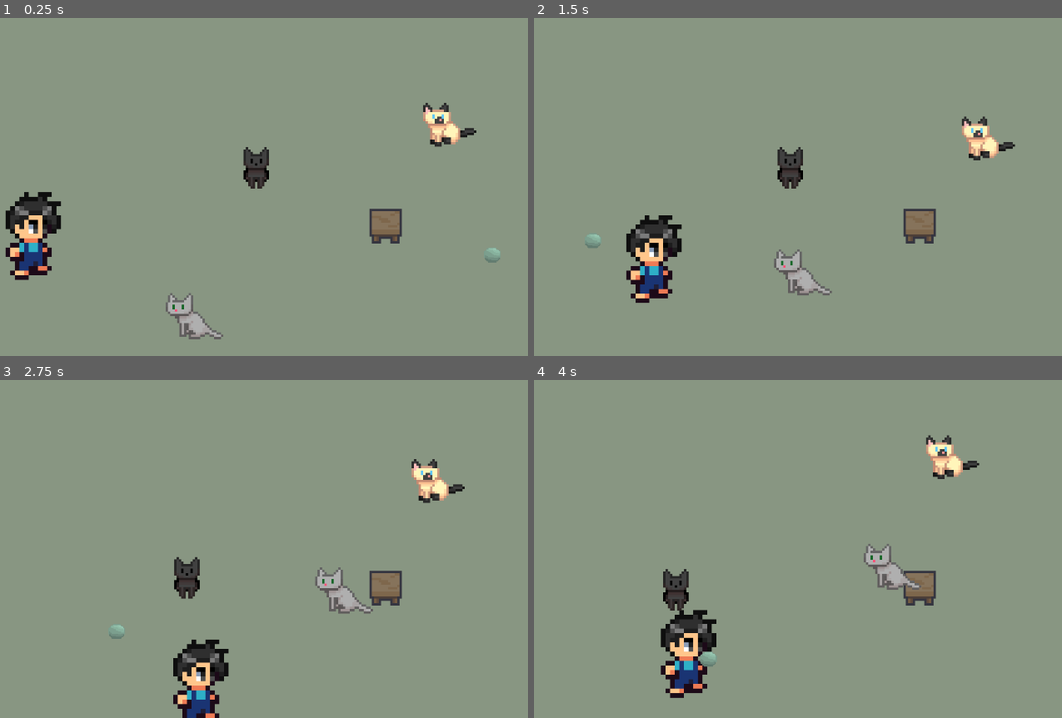
Above: before the commit, frames 1-4 (two rows, left to right).
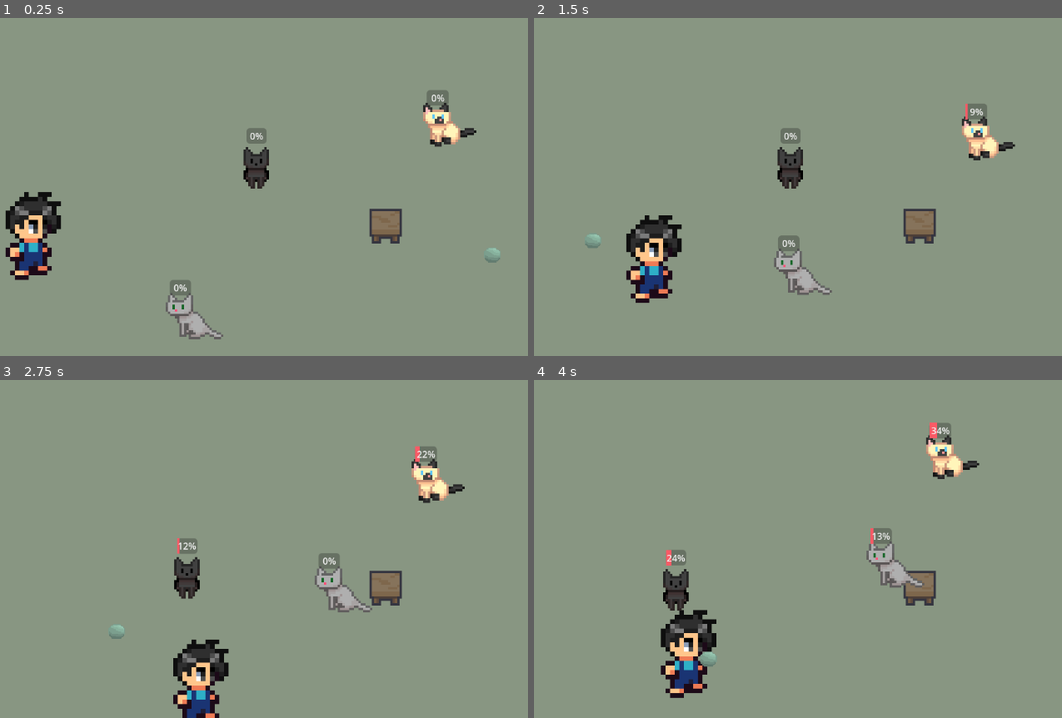
Above: after the commit, the same moments.

Repository: morgan-git/cat-herder
Game: Godot game, scene res://patio.tscn
The game is run twice, just before and just after one commit, with the same random seed, the same clock (stepped at 60 frames per second) and the same inputs.
Inputs:
- Up to frame 1 (0.25 s): no input
- Up to frame 2 (1.5 s): tap Enter (ui_accept) at 0.5, 0.77 s; hold Right (ui_right) 0.53-1.28 s; hold Down (ui_down) from 1.28 s (still down)
- Up to frame 3 (2.75 s): tap Enter (ui_accept) at 1.52 s; release Down (ui_down) at 2.03 s; hold Right (ui_right) from 2.03 s (still down)
- Up to frame 4 (4 s): release Right (ui_right) at 2.78 s; hold Up (ui_up) 2.78-3.53 s; tap Enter (ui_accept) at 3.02, 3.77 s; hold Left (ui_left) from 3.53 s (still down)

The runs differ from the first frame. In frame 1, 0.5% of the frame differs, in the area x 32-86%, y 21-83%; in frame 2, 0.6%; in frame 3, 0.8%; in frame 4, 1.0%, in the area x 24-80%, y 12-63%.

Commit message:
all 3 cats now have working happiness meters

Diff:
--- a/patio.tscn
+++ b/patio.tscn
@@ -27,7 +27,16 @@
 size = Vector2(54, 61)
 
 [sub_resource type="RectangleShape2D" id="RectangleShape2D_43j51"]
-size = Vector2(51, 73)
+size = Vector2(61, 73)
+
+[sub_resource type="StyleBoxFlat" id="StyleBoxFlat_8kc7v"]
+bg_color = Color(0.979554, 0.354677, 0.401051, 1)
+
+[sub_resource type="StyleBoxFlat" id="StyleBoxFlat_wo8bo"]
+bg_color = Color(0.980392, 0.352941, 0.4, 1)
+
+[sub_resource type="StyleBoxFlat" id="StyleBoxFlat_0l0qi"]
+bg_color = Color(0.980392, 0.352941, 0.4, 1)
 
 [node name="Patio" type="Node2D"]
 
@@ -99,7 +108,7 @@
 shape = SubResource("RectangleShape2D_mxu6m")
 
 [node name="Marker2D" type="Marker2D" parent="Table"]
-position = Vector2(-0.165146, -33.3671)
+position = Vector2(1.83485, -37.3671)
 
 [node name="YarnBall" type="Node2D" parent="."]
 position = Vector2(402.067, 147.385)
@@ -114,6 +123,7 @@
 [node name="Cat1" type="CharacterBody2D" parent="."]
 script = ExtResource("5_rupsg")
 yarn_ball_path = NodePath("../YarnBall")
+happiness_bar_path = NodePath("ProgressBar")
 
 [node name="Sprite2D" type="Sprite2D" parent="Cat1"]
 scale = Vector2(4, 4)
@@ -128,11 +138,19 @@
 [node name="Timer" type="Timer" parent="Cat1"]
 wait_time = 2.0
 autostart = true
+
+[node name="ProgressBar" type="ProgressBar" parent="Cat1"]
+offset_left = -21.0
+offset_top = -71.0
+offset_right = 14.0
+offset_bottom = -44.0
+theme_override_styles/fill = SubResource("StyleBoxFlat_8kc7v")
 
 [node name="Cat2" type="CharacterBody2D" parent="."]
 position = Vector2(336.565, -48.5664)
 script = ExtResource("7_8kc7v")
 yarn_ball_path = NodePath("../YarnBall")
+happiness_bar_path = NodePath("ProgressBar")
 
 [node name="Sprite2D" type="Sprite2D" parent="Cat2"]
 scale = Vector2(4, 4)
@@ -141,17 +159,25 @@
 region_rect = Rect2(131, 133, 27, 21)
 
 [node name="CollisionShape2D" type="CollisionShape2D" parent="Cat2"]
-position = Vector2(-3.5, -4.5)
+position = Vector2(-10.2824, -4.5)
 shape = SubResource("RectangleShape2D_43j51")
 
 [node name="Timer" type="Timer" parent="Cat2"]
 wait_time = 2.0
 autostart = true
+
+[node name="ProgressBar" type="ProgressBar" parent="Cat2"]
+offset_left = -36.0
+offset_top = -60.0
+offset_right = 2.0
+offset_bottom = -33.0
+theme_override_styles/fill = SubResource("StyleBoxFlat_wo8bo")
 
 [node name="Cat3" type="CharacterBody2D" parent="."]
 position = Vector2(-140.568, 272.501)
 script = ExtResource("9_rupsg")
 table_marker_path = NodePath("../Table/Marker2D")
+happiness_bar_path = NodePath("ProgressBar")
 
 [node name="Sprite2D" type="Sprite2D" parent="Cat3"]
 scale = Vector2(4, 4)
@@ -160,13 +186,15 @@
 region_rect = Rect2(130, 259, 27, 23)
 
 [node name="CollisionShape2D" type="CollisionShape2D" parent="Cat3"]
-position = Vector2(-3.5, -4.5)
+position = Vector2(-13.4318, -0.500671)
 shape = SubResource("RectangleShape2D_43j51")
 
-[node name="Timer" type="Timer" parent="Cat3"]
-wait_time = 2.0
-autostart = true
+[node name="ProgressBar" type="ProgressBar" parent="Cat3"]
+offset_left = -39.4318
+offset_top = -64.5007
+offset_right = -2.43182
+offset_bottom = -37.5007
+theme_override_styles/fill = SubResource("StyleBoxFlat_0l0qi")
 
 [connection signal="timeout" from="Cat1/Timer" to="Cat1" method="_on_timer_timeout"]
 [connection signal="timeout" from="Cat2/Timer" to="Cat2" method="_on_timer_timeout"]
-[connection signal="timeout" from="Cat3/Timer" to="Cat3" method="_on_timer_timeout"]
--- a/scripts/cat_1.gd
+++ b/scripts/cat_1.gd
@@ -2,21 +2,31 @@
 
 const SPEED = 120.0
 const DETECTION_RADIUS = 350.0
+const HAPPINESS_DECAY_RATE = 20
+const HAPPINESS_RISE_RATE = 10
+
 
 @export var yarn_ball_path: NodePath
+@export var happiness_bar_path: NodePath
+
 var yarn_ball: Node2D
+var happiness_bar: ProgressBar
+var happiness: float
 var wander_target: Vector2
 
 func _ready() -> void:
 	yarn_ball = get_node(yarn_ball_path)
 	wander_target = global_position
+	happiness_bar = get_node(happiness_bar_path)
 
 func _physics_process(delta: float) -> void:
 	var distance_to_toy = global_position.distance_to(yarn_ball.global_position)
+	var is_satisfied = distance_to_toy <= DETECTION_RADIUS
 
-	if distance_to_toy <= DETECTION_RADIUS:
+	if is_satisfied:
 		var direction = (yarn_ball.global_position - global_position).normalized()
 		velocity = direction * SPEED
+		happiness += HAPPINESS_RISE_RATE * delta
 	else:
 		var distance_to_wander_target = global_position.distance_to(wander_target)
 		if distance_to_wander_target < 5.0:
@@ -24,6 +34,11 @@
 		else:
 			var direction = (wander_target - global_position).normalized()
 			velocity = direction * (SPEED * 0.5)
+		happiness -= HAPPINESS_DECAY_RATE * delta
+
+	happiness = clamp(happiness, 0.0, 100.0)
+	happiness_bar.value = happiness
+
 	move_and_slide()
 
 
--- a/scripts/cat_2.gd
+++ b/scripts/cat_2.gd
@@ -2,17 +2,30 @@
 
 const SPEED = 120.0
 const DETECTION_RADIUS = 350.0
+const HAPPINESS_DECAY_RATE = 20
+const HAPPINESS_RISE_RATE = 10
 
 @export var yarn_ball_path: NodePath
+@export var happiness_bar_path: NodePath
+
 var yarn_ball: Node2D
+var happiness_bar: ProgressBar
+var happiness: float
 var wander_target: Vector2
 
 func _ready() -> void:
 	yarn_ball = get_node(yarn_ball_path)
+	happiness_bar = get_node(happiness_bar_path)
 	wander_target = global_position
 
 func _physics_process(delta: float) -> void:
 	var distance_to_toy = global_position.distance_to(yarn_ball.global_position)
+	var is_satisfied = distance_to_toy > DETECTION_RADIUS
+	if is_satisfied:
+
+		happiness += HAPPINESS_RISE_RATE * delta
+	else:
+		happiness -= HAPPINESS_DECAY_RATE * delta
 
 	if distance_to_toy <= DETECTION_RADIUS:
 		var direction = (global_position - yarn_ball.global_position).normalized()
@@ -24,6 +37,9 @@
 		else:
 			var direction = (wander_target - global_position).normalized()
 			velocity = direction * (SPEED * 0.5)
+
+	happiness = clamp(happiness, 0.0, 100.0)
+	happiness_bar.value = happiness
 	move_and_slide()
 
 
--- a/scripts/cat_3.gd
+++ b/scripts/cat_3.gd
@@ -1,20 +1,36 @@
 extends CharacterBody2D
 
 const SPEED = 120.0
+const HAPPINESS_DECAY_RATE = 20
+const HAPPINESS_RISE_RATE = 10
+const DETECTION_RADIUS = 100.0
 
 @export var table_marker_path: NodePath
+@export var happiness_bar_path: NodePath
+
 var table_marker: Node2D
+var happiness_bar: ProgressBar
+var happiness: float
 
 func _ready() -> void:
 	table_marker = get_node(table_marker_path)
+	happiness_bar = get_node(happiness_bar_path)
+
 
 func _physics_process(delta: float) -> void:
 	var distance_to_marker = global_position.distance_to(table_marker.global_position)
+	var is_satisfied = distance_to_marker <= DETECTION_RADIUS
+	if is_satisfied:
 
+		happiness += HAPPINESS_RISE_RATE * delta
+	else:
+		happiness -= HAPPINESS_DECAY_RATE * delta
 	if distance_to_marker < 5.0:
 		velocity = Vector2.ZERO
 	else:
 		var direction = (table_marker.global_position - global_position).normalized()
 		velocity = direction * SPEED
 
+	happiness = clamp(happiness, 0.0, 100.0)
+	happiness_bar.value = happiness
 	move_and_slide()
Not shown: 1 places in patio.tscn that only renumber resources
Not shown, changed: assets/.DS_Store
Not shown, changed: assets/Neko Cafe Asset Pack/.DS_Store
